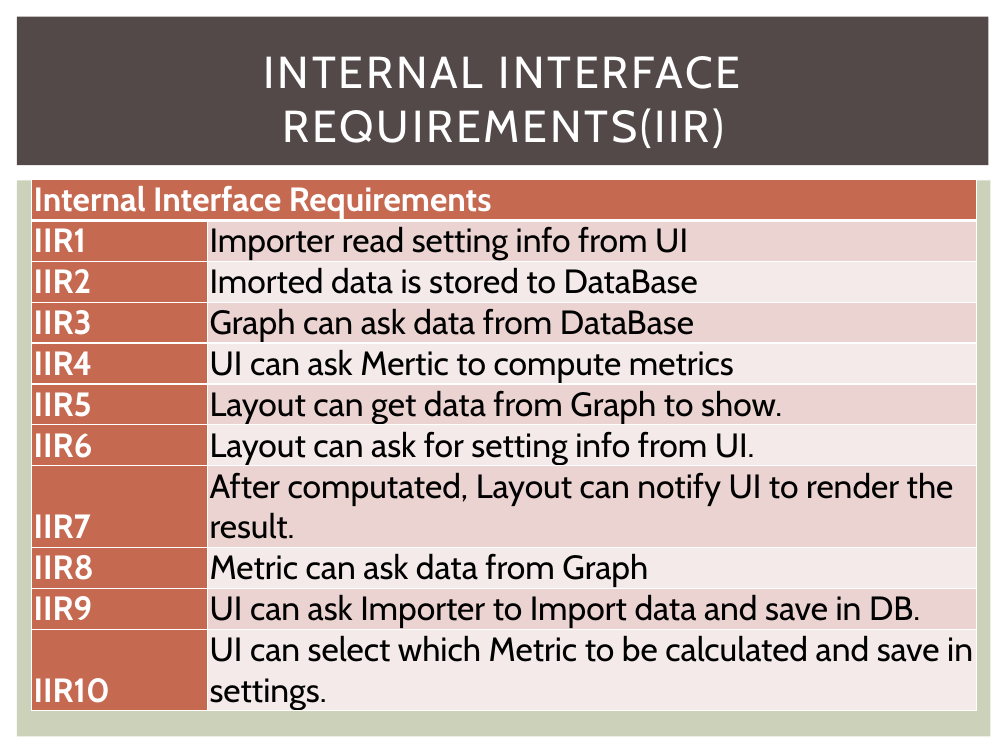
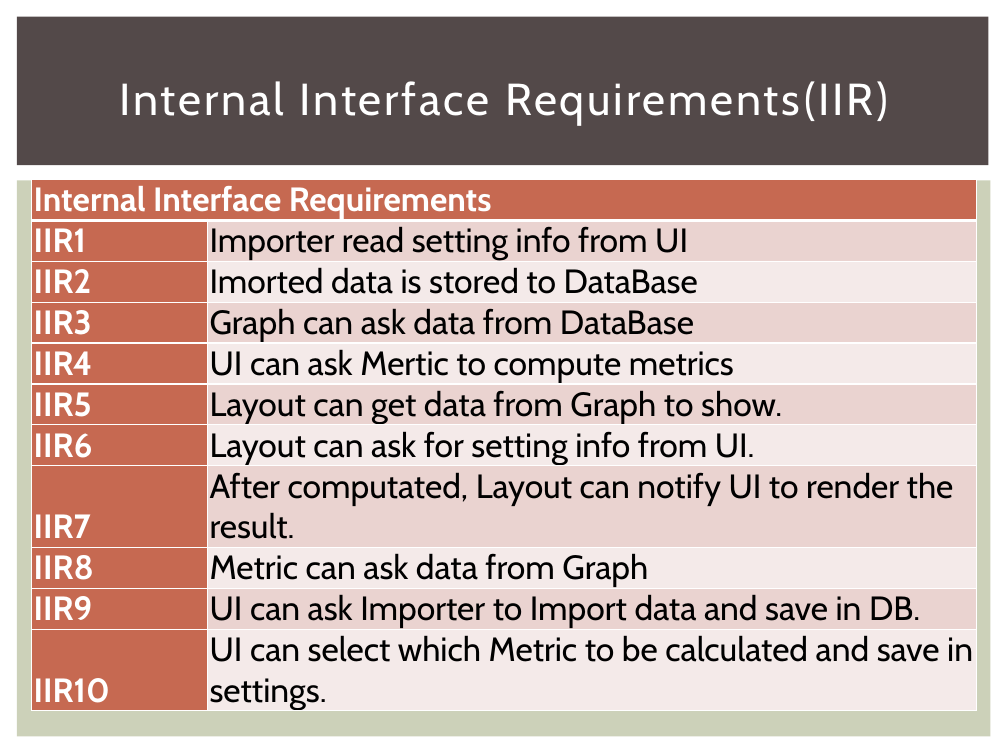
Before and after one commit to 2014-sed-team3/term-project, a slide deck: slide 9 of project/report/report.pptx. Drawn at 1008x756 pixels with LibreOffice and Linux fonts; fonts in the diff are those of the drawing. Boxes give left, top, right and bottom in pixels: in the first picture for what was removed or moved away, otherwise in the second. Text is boxed around its words. In the diff, an @@ line names an element or a change of style, - is before the commit and + after.

```diff
--- a/project/report/report.pptx
+++ b/project/report/report.pptx
@@ title at (120, 81, 888, 125): text changed @@
-INTERNAL INTERFACE REQUIREMENTS(IIR)
+Internal Interface Requirements(IIR)
```
Also in this commit, not shown: 9 other slides changed, 9 slides added, 6 slides removed, 1 other file.
